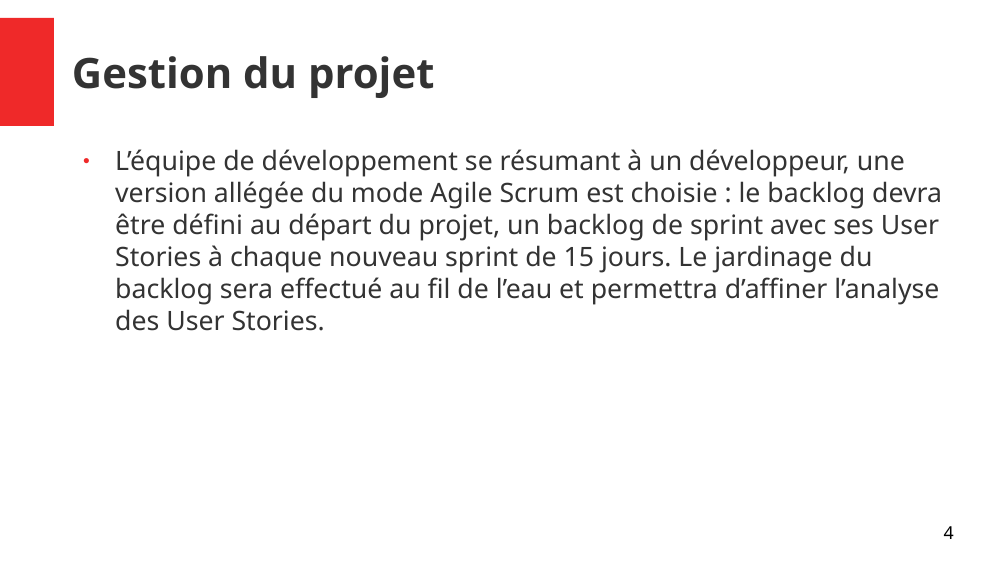
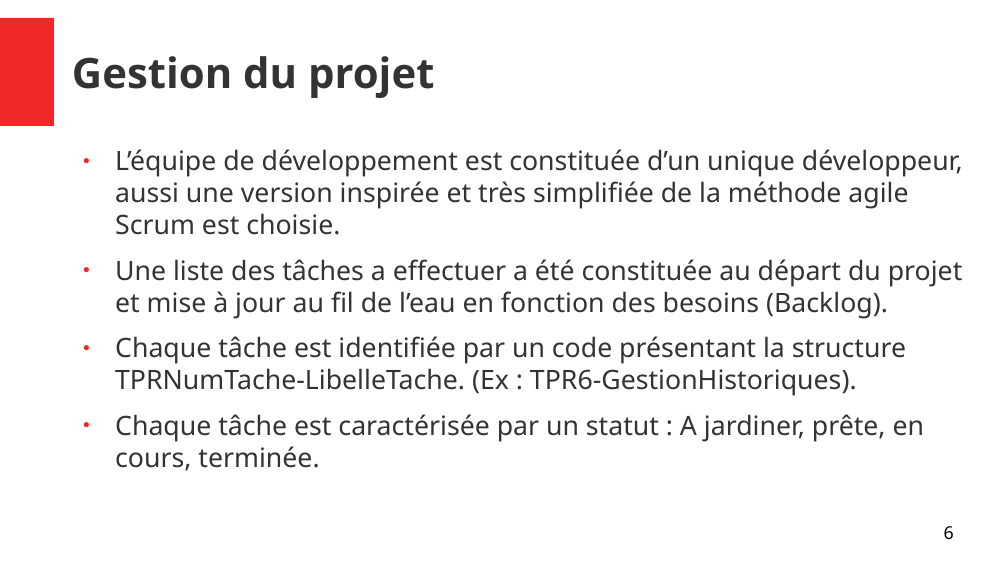
Before and after one commit to PierreGoa/ProjetTPR, a slide deck: slide 6 of Documentations/PresentationTPR.odp (slide 4 before the commit). Drawn at 1008x567 pixels with LibreOffice and Linux fonts; fonts in the diff are those of the drawing. Boxes give left, top, right and bottom in pixels: in the first picture for what was removed or moved away, otherwise in the second. Text is boxed around its words. In the diff, an @@ line names an element or a change of style, - is before the commit and + after.

```diff
--- a/Documentations/PresentationTPR.odp
+++ b/Documentations/PresentationTPR.odp
@@ text at <box>115,149,963,471</box>: text changed @@
-● L’équipe de développement se résumant à un développeur, une version allégée du mode Agile Scrum est choisie : le backlog devra être défini au départ du projet, un backlog de sprint avec ses User Stories à chaque nouveau sprint de 15 jours. Le jardinage du backlog sera effectué au fil de l’eau et permettra d’affiner l’analyse des User Stories.
+● L’équipe de développement est constituée d’un unique développeur, aussi une version inspirée et très simplifiée de la méthode agile Scrum est choisie.
+● Une liste des tâches a effectuer a été constituée au départ du projet et mise à jour au fil de l’eau en fonction des besoins (Backlog).
+● Chaque tâche est identifiée par un code présentant la structure TPRNumTache-LibelleTache. (Ex : TPR6-GestionHistoriques).
+● Chaque tâche est caractérisée par un statut : A jardiner, prête, en cours, terminée.
@@ page number at <box>944,526,954,539</box>: text changed @@
-4
+6
```
Also in this commit, not shown: 1 other slide changed, 3 slides added, 1 slide removed.
